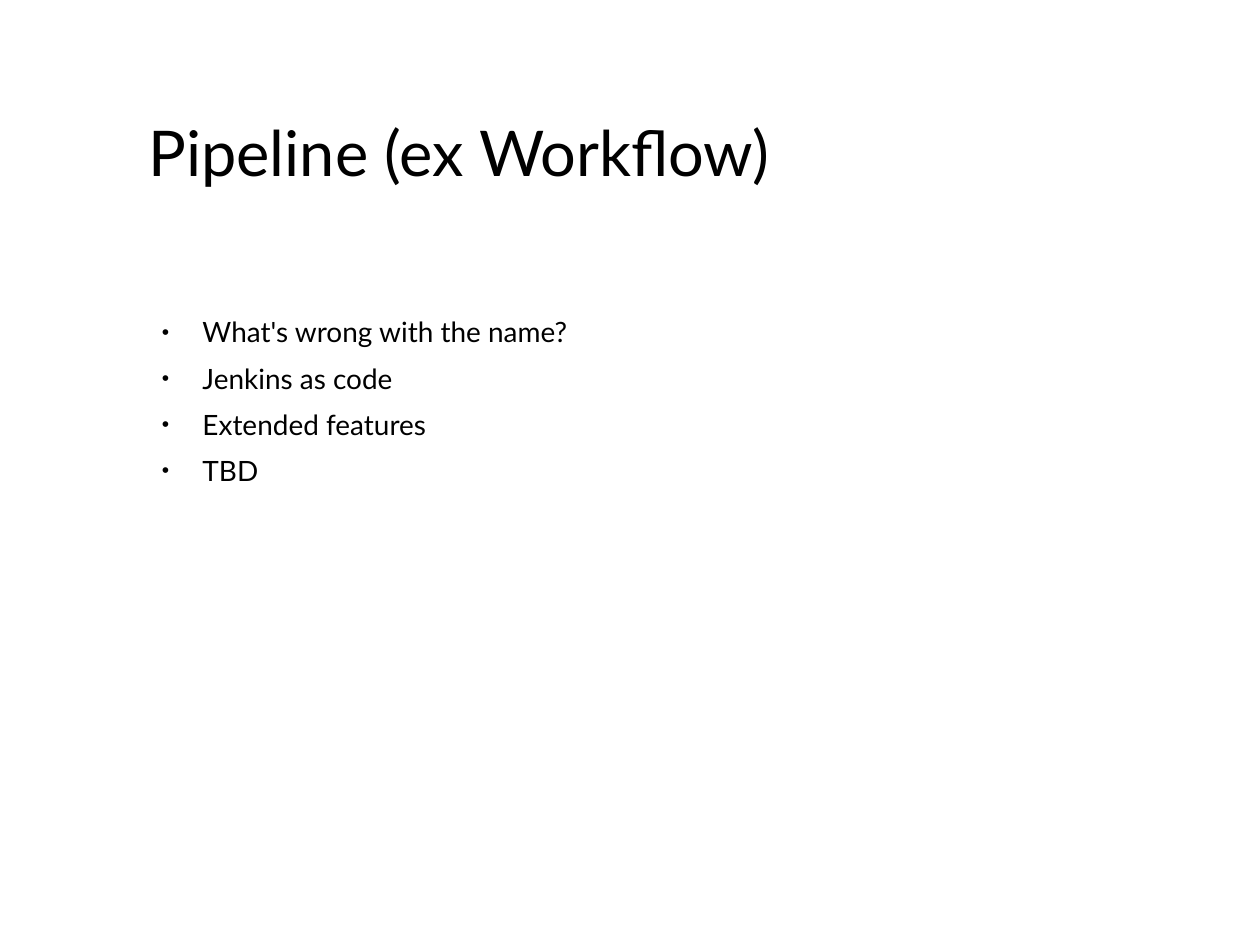
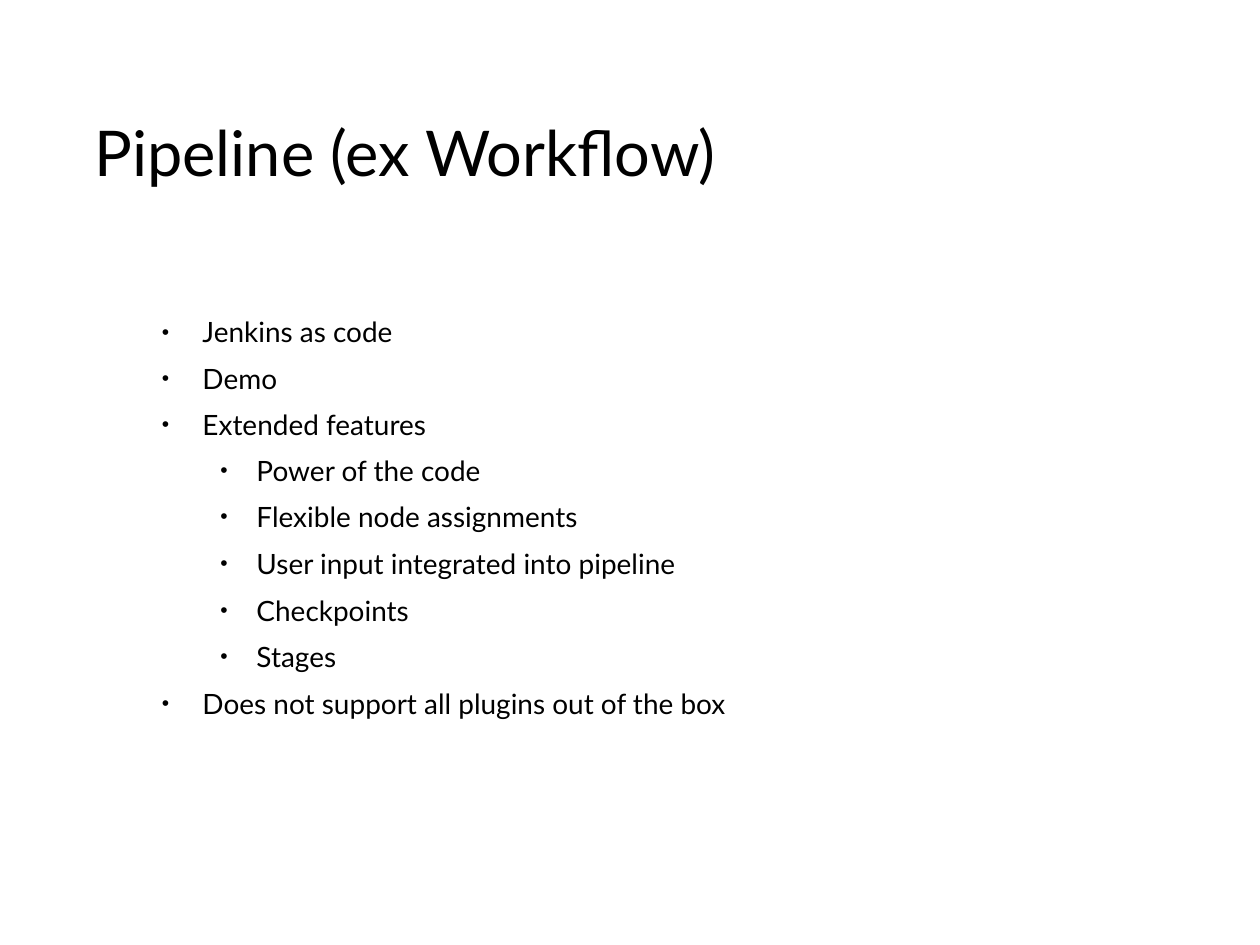
Before and after one commit to BrnoJAM/jam, a slide deck: slide 6 of 2016-02-07/slides.odp. Drawn at 1260x945 pixels with LibreOffice and Linux fonts; fonts in the diff are those of the drawing; background and template pictures are left out. Boxes give left, top, right and bottom in pixels: in the first picture for what was removed or moved away, otherwise in the second. Text is boxed around its words. In the diff, an @@ line names an element or a change of style, - is before the commit and + after.

```diff
--- a/2016-02-07/slides.odp
+++ b/2016-02-07/slides.odp
@@ title "Pipeline (ex Workflow)" at bbox=[94, 127, 715, 187]: bullet ● to none; list level 2 to 1 in "Pipeline (ex Workflow)" @@
@@ text at bbox=[202, 321, 567, 347]: paragraph removed @@
-  • What's wrong with the name?
@@ text at bbox=[202, 369, 277, 390]: paragraph added @@
+  • Demo
@@ text at bbox=[202, 460, 726, 719]: text changed @@
-  • TBD
+    • Power of the code
+    • Flexible node assignments
+    • User input integrated into pipeline
+    • Checkpoints
+    • Stages
+  • Does not support all plugins out of the box
```
Also in this commit, not shown: 3 other slides changed, 1 slide added, 1 other file.
